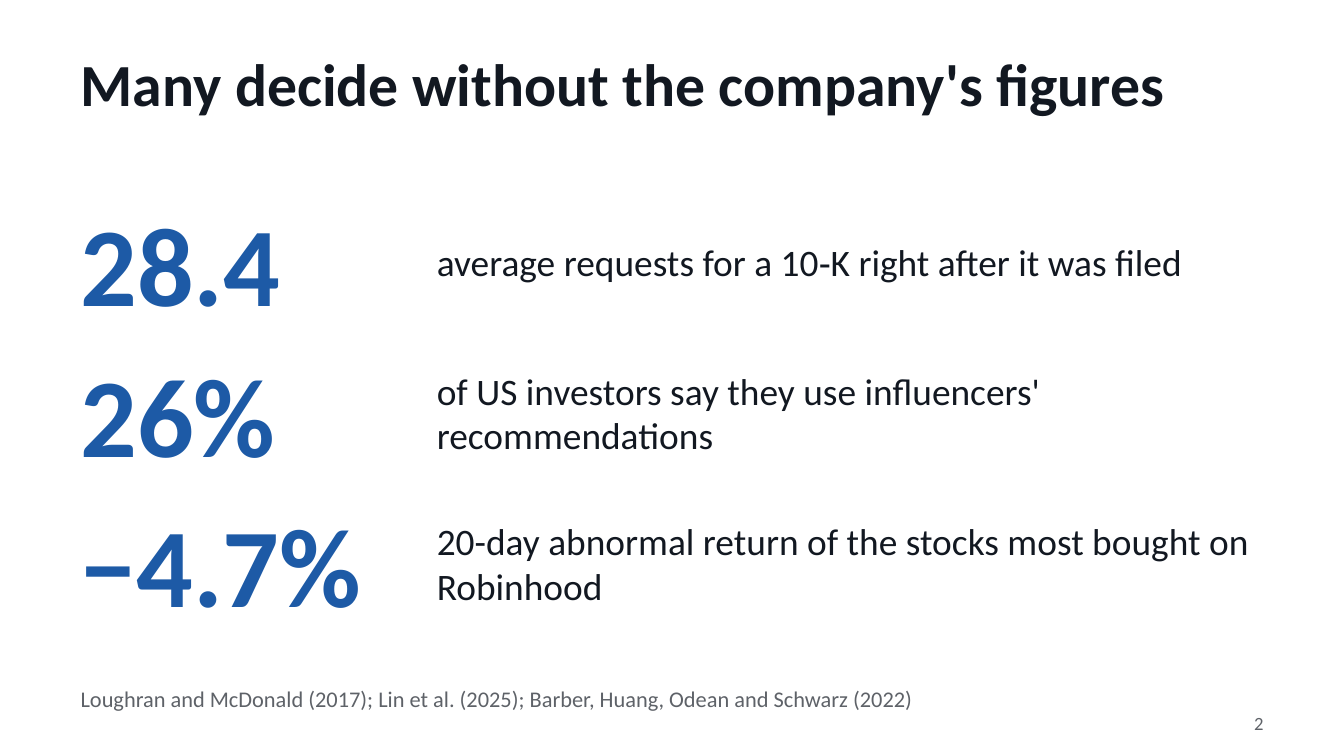
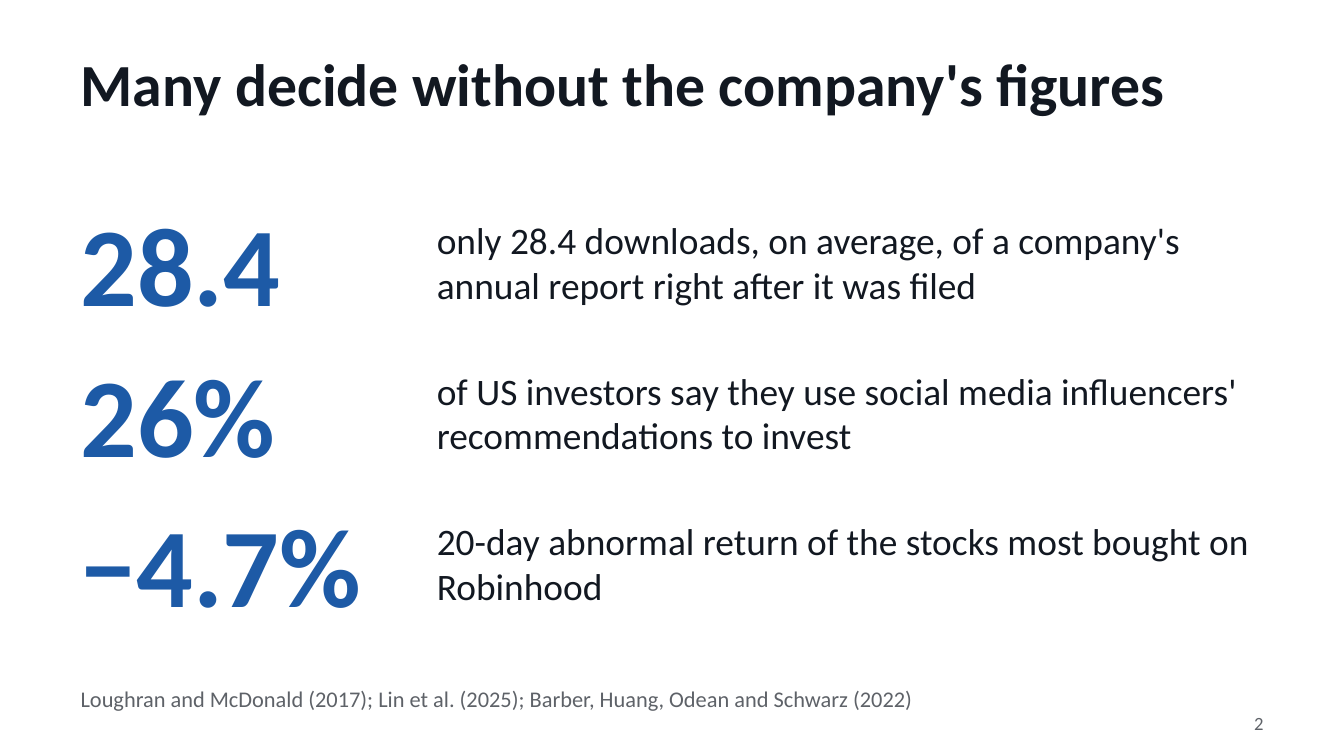
Before and after one commit to BossToGo/filing-scorecard, a slide deck: slide 2 of docs/slides/filing-scorecard.pptx. Drawn at 1344x756 pixels with LibreOffice and Linux fonts; fonts in the diff are those of the drawing. Boxes give left, top, right and bottom in pixels: in the first picture for what was removed or moved away, otherwise in the second. Text is boxed around its words. In the diff, an @@ line names an element or a change of style, - is before the commit and + after.

```diff
--- a/docs/slides/filing-scorecard.pptx
+++ b/docs/slides/filing-scorecard.pptx
@@ text at (437, 228, 1179, 306): text changed @@
-average requests for a 10‑K right after it was filed
+only 28.4 downloads, on average, of a company's annual report right after it was filed
@@ text at (437, 379, 1236, 450): text changed @@
-of US investors say they use influencers' recommendations
+of US investors say they use social media influencers' recommendations to invest
```
Also in this commit, not shown: 4 other slides changed, 3 other files.
